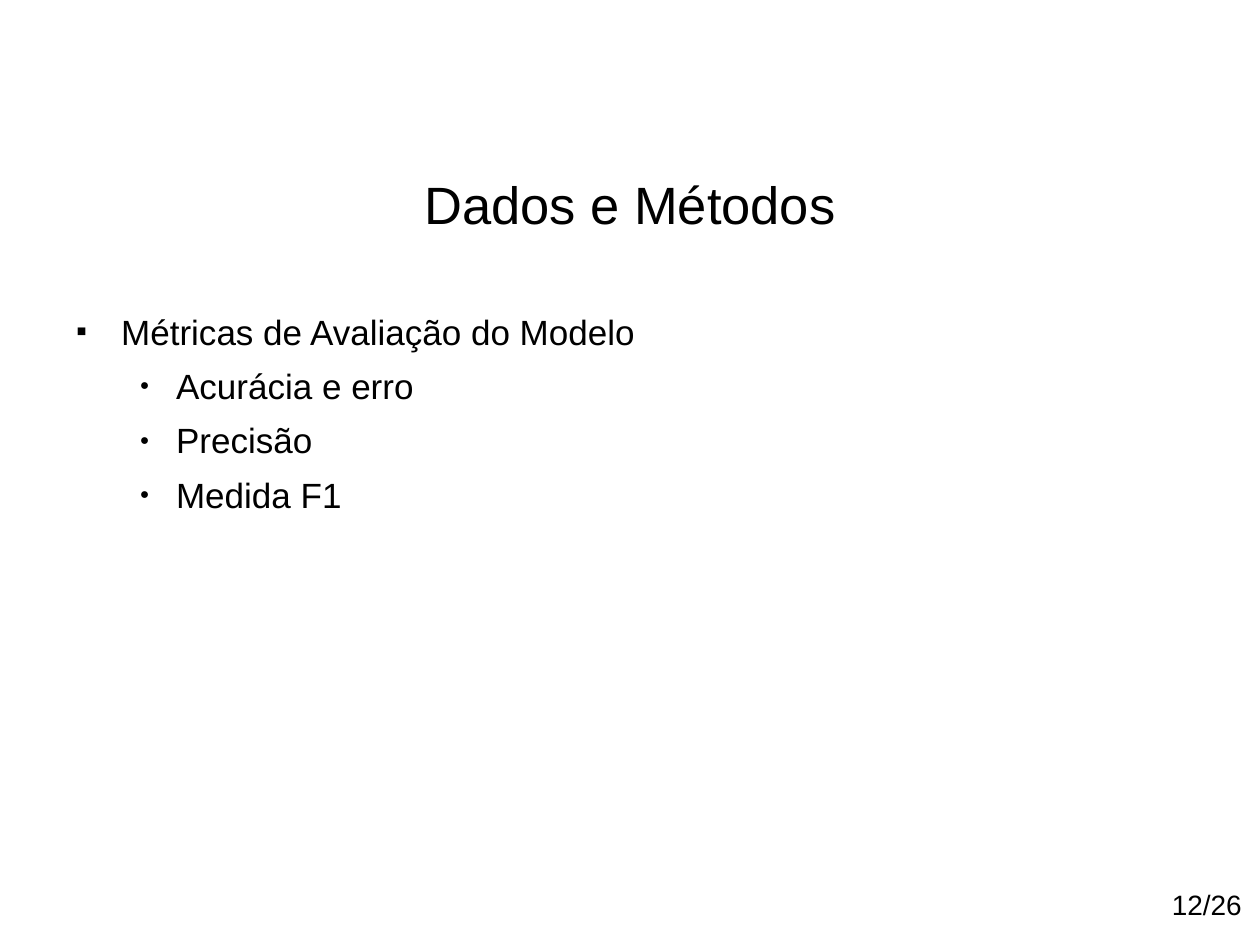
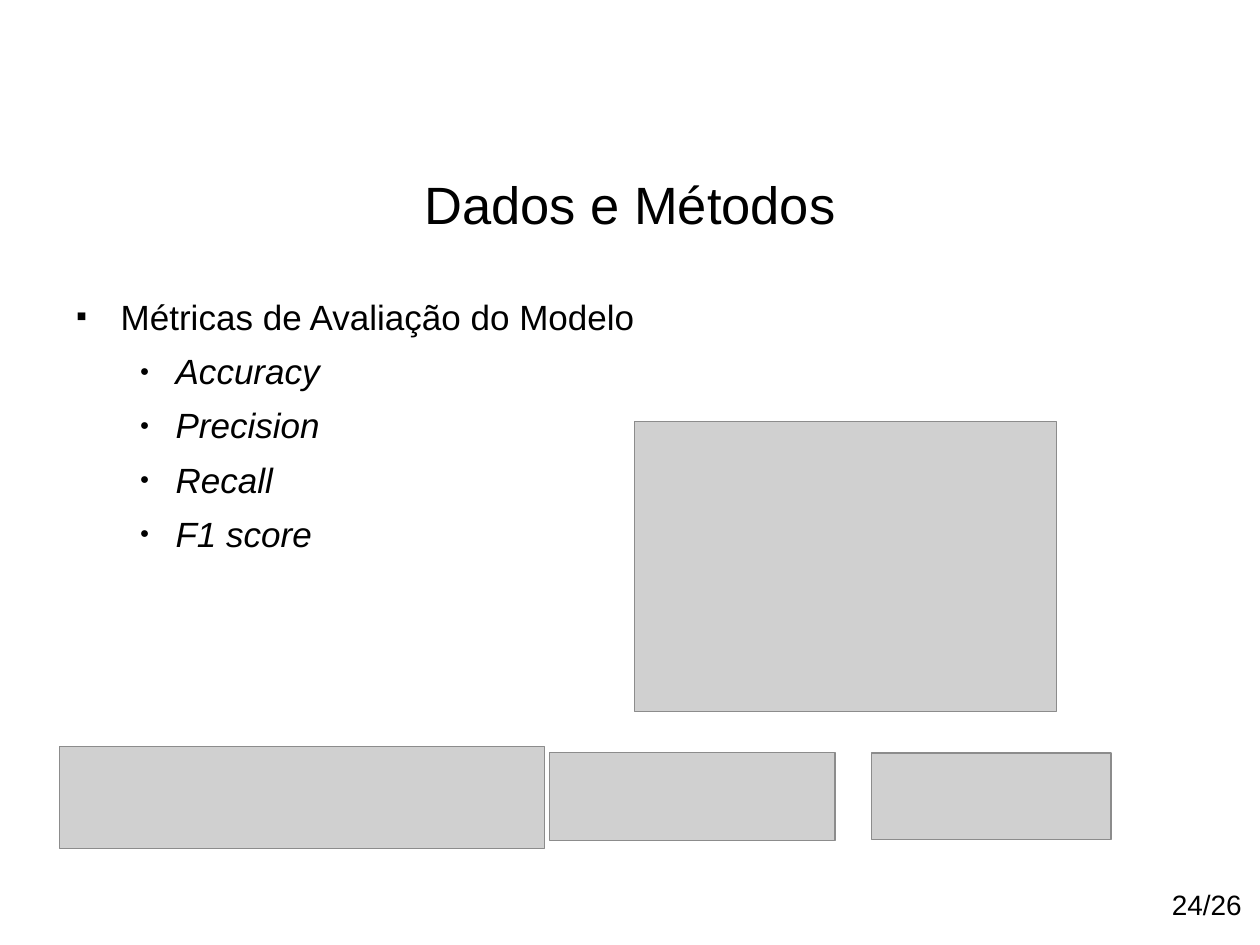
Before and after one commit to paulohq/apresentacao-NLP, a slide deck: slide 25 of apresentacao-mineracao-de-sugestoes.ppt (slide 27 before the commit). Drawn at 1260x945 pixels with LibreOffice and Linux fonts; fonts in the diff are those of the drawing; grey boxes stand for pictures; background and template pictures are left out. Boxes give left, top, right and bottom in pixels: in the first picture for what was removed or moved away, otherwise in the second. Text is boxed around its words. In the diff, an @@ line names an element or a change of style, - is before the commit and + after.

```diff
--- a/apresentacao-mineracao-de-sugestoes.ppt
+++ b/apresentacao-mineracao-de-sugestoes.ppt
@@ text "Métricas de Avaliação do Modelo": place and size @@
-text "Métricas de Avaliação do Modelo" at [121,319,635,509]
+text "Métricas de Avaliação do Modelo" at [121,304,634,548]
@@ text at [176,360,320,548]: text changed; italic on @@
-  ● Acurácia e erro
-  ● Precisão
-  ● Medida F1
+  ● Accuracy
+  ● Precision
+  ● Recall
+  ● F1 score
@@ picture added at [635,422,1057,712] @@
@@ picture added at [59,747,544,849] @@
@@ picture added at [549,752,835,840] @@
@@ picture added at [872,753,1111,840] @@
@@ text at [1172,894,1242,916]: text changed @@
-12/26
+24/26
```
Also in this commit, not shown: 26 other slides changed, 2 slides removed, 10 other files.
